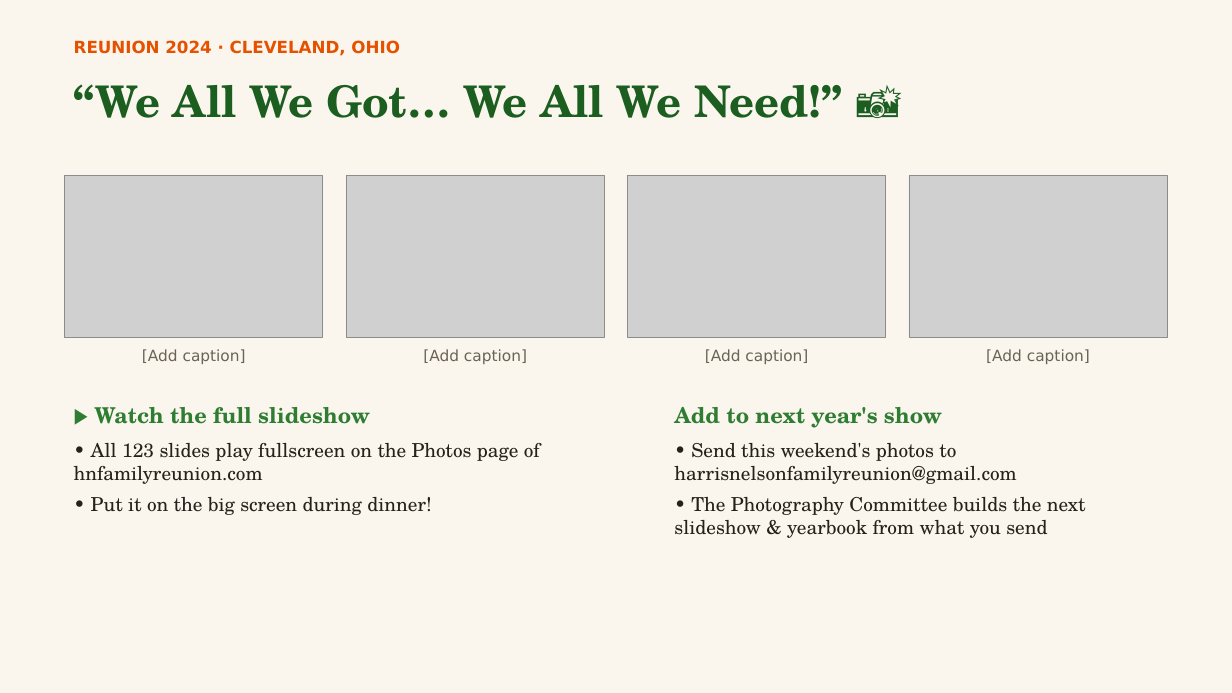
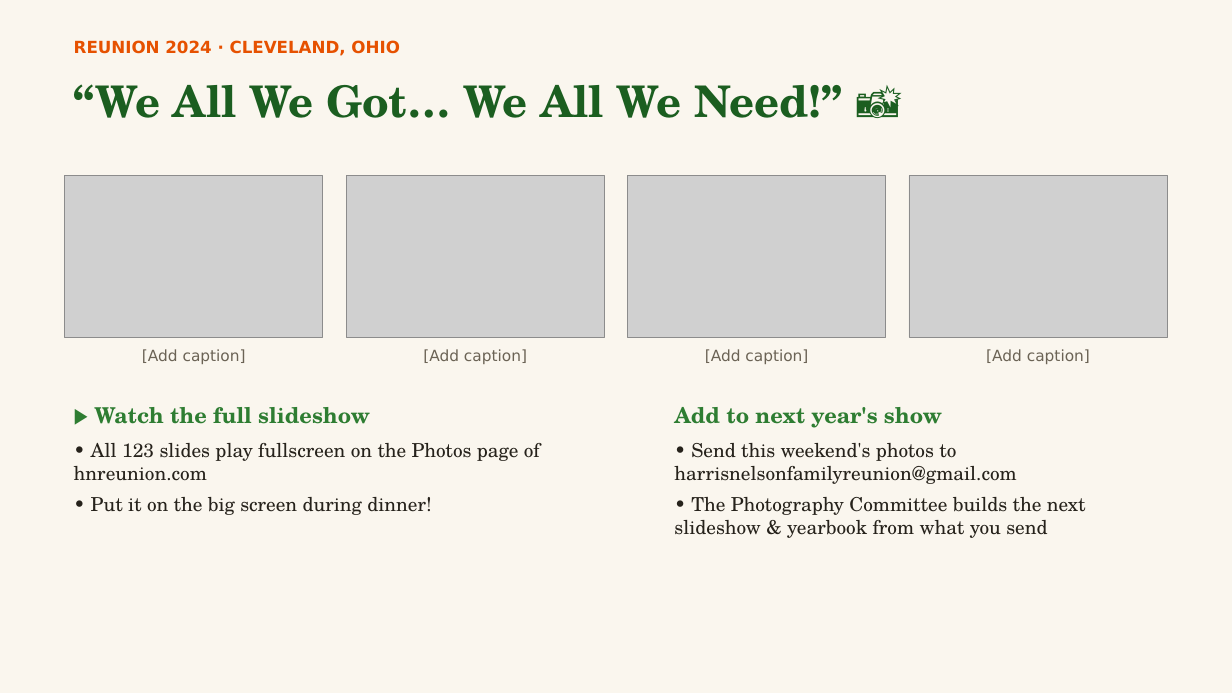
Before and after one commit to MEG-agt25/Family-Reunion, a slide deck: slide 9 of presentation/Harris-Nelson-Reunion-2026.pptx. Drawn at 1232x693 pixels with LibreOffice and Linux fonts; fonts in the diff are those of the drawing; grey boxes stand for pictures. Boxes give left, top, right and bottom in pixels: in the first picture for what was removed or moved away, otherwise in the second. Text is boxed around its words. In the diff, an @@ line names an element or a change of style, - is before the commit and + after.

```diff
--- a/presentation/Harris-Nelson-Reunion-2026.pptx
+++ b/presentation/Harris-Nelson-Reunion-2026.pptx
@@ text at <box>74,443,540,481</box>: text changed @@
-• All 123 slides play fullscreen on the Photos page of hnfamilyreunion.com
+• All 123 slides play fullscreen on the Photos page of hnreunion.com
```
Also in this commit, not shown: 9 other slides changed, 9 other files.
